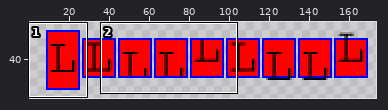
Sprite sheet -- tests/TestFiles/Direct2D1/Controls/TextBlock/RestrictedHeight_VerticalAlign.expected.png. Above: a wide view before the commit, with the close-up outlined.
Close-up. As it was:
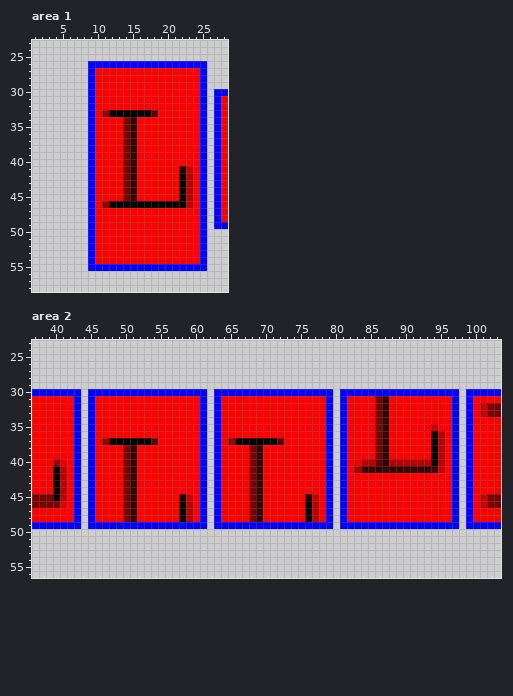
The file is 180x80 pixels. Pixels under 10% opacity are left out. Shown: area 1: x 1..28, y 23..58; area 2: x 37..103, y 23..56. The old version is drawn lined up with the new one. The wide view leaves out empty margins. The commit also changed other parts of the picture, which this record leaves out.
The result:
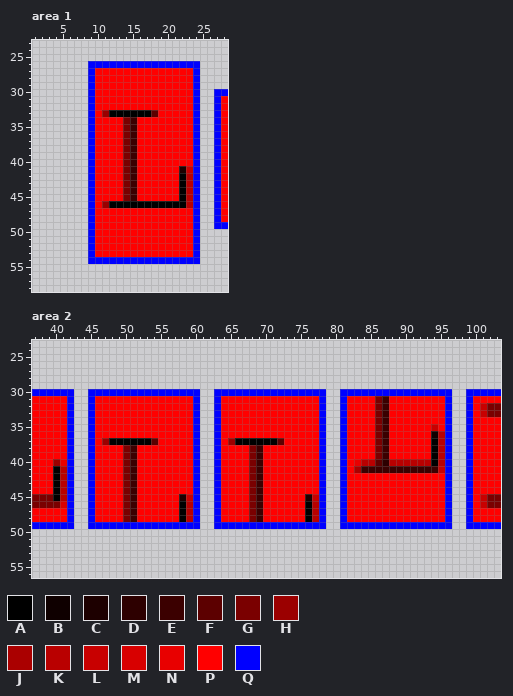
Palette (. is transparent): A #000000  B #0f0000  C #1d0000  D #2d0000  E #3b0000  F #5c0000  G #7a0000  H #9b0000  J #aa0000  K #b90000  L #c80000  M #d80000  N #e80000  P #ff0000  Q #0000ff
Difference:
drawings rearranged on the sheet (the old picture shows each at its new place)
Changed rows in their new state; - is an unchanged pixel.
Area 1:
first column x 9:
26 ----------------.
27 ---------------Q.
28 ---------------Q.
29 ---------------Q.
30 ---------------Q.
31 ---------------Q.
32 ---------------Q.
33 ---------------Q.
34 ---------------Q.
35 ---------------Q.
36 ---------------Q.
37 ---------------Q.
38 ---------------Q.
39 ---------------Q.
40 ---------------Q.
41 ---------------Q.
42 ---------------Q.
43 ---------------Q.
44 ---------------Q.
45 ---------------Q.
46 ---------------Q.
47 ---------------Q.
48 ---------------Q.
49 ---------------Q.
50 ---------------Q.
51 ---------------Q.
52 ---------------Q.
53 ---------------Q.
54 -QQQQQQQQQQQQQQQ.
55 .................
Area 2:
first column x 42:
30 -.-----------------.-----------------.-----------------.
31 Q.----------------Q.----------------Q.----------------Q.
32 Q.----------------Q.----------------Q.----------------Q.
33 Q.----------------Q.----------------Q.----------------Q.
34 Q.----------------Q.----------------Q.----------------Q.
35 Q.----------------Q.----------------Q.----------------Q.
36 Q.----------------Q.----------------Q.----------------Q.
37 Q.----------------Q.----------------Q.----------------Q.
38 Q.----------------Q.----------------Q.----------------Q.
39 Q.----------------Q.----------------Q.----------------Q.
40 Q.----------------Q.----------------Q.----------------Q.
41 Q.----------------Q.----------------Q.----------------Q.
42 Q.----------------Q.----------------Q.----------------Q.
43 Q.----------------Q.----------------Q.----------------Q.
44 Q.----------------Q.----------------Q.----------------Q.
45 Q.----------------Q.----------------Q.----------------Q.
46 Q.----------------Q.----------------Q.----------------Q.
47 Q.----------------Q.----------------Q.----------------Q.
48 Q.----------------Q.----------------Q.----------------Q.
49 -.-----------------.-----------------.-----------------.
Boxes around the changes in both close-ups, in picture pixels (x1, y1, x2, y2):
changed: (88, 61, 207, 271)
changed: (67, 389, 81, 529)
changed: (193, 389, 207, 529)
changed: (319, 389, 333, 529)
changed: (445, 389, 459, 529)
